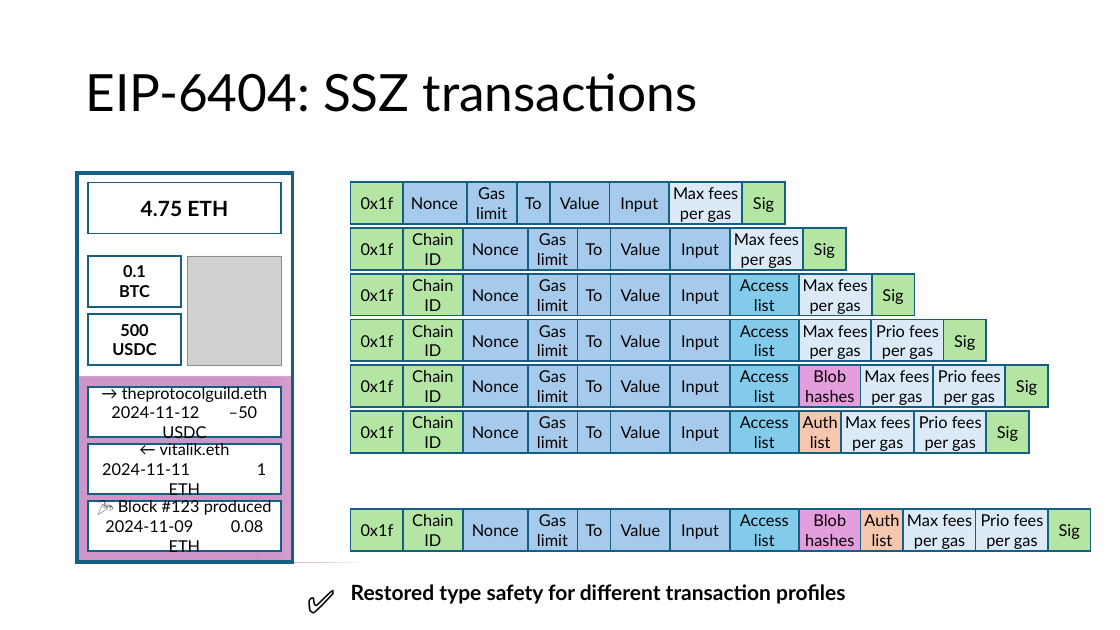
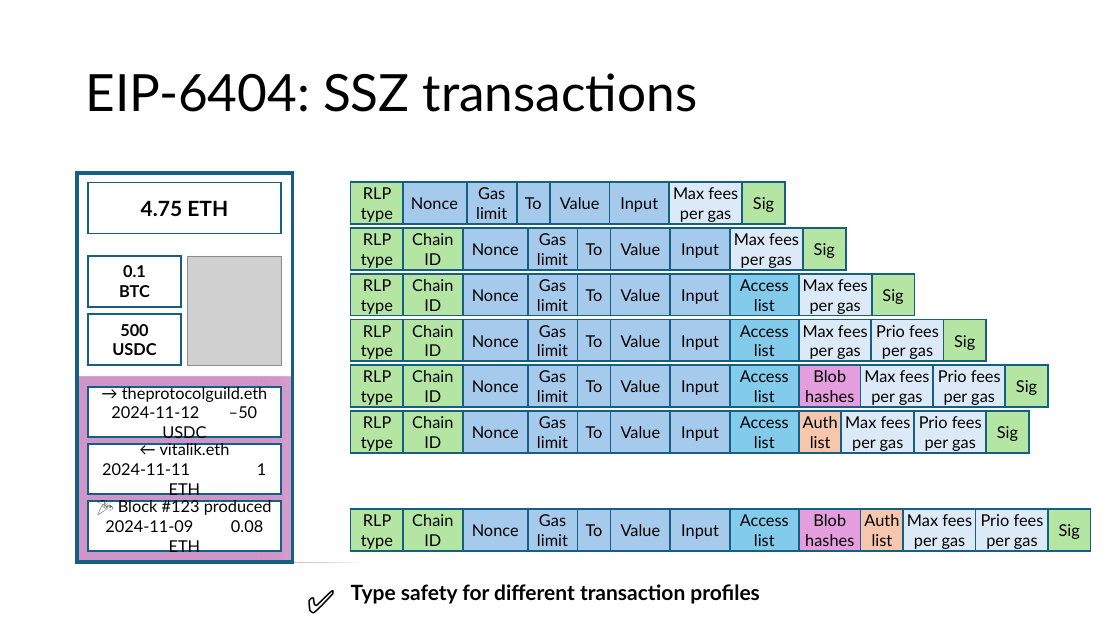
Before and after one commit to etan-status/purified-web3, a slide deck: slide 24 of slides.pptx. Drawn at 1120x630 pixels with LibreOffice and Linux fonts; fonts in the diff are those of the drawing; grey boxes stand for pictures. Boxes give left, top, right and bottom in pixels: in the first picture for what was removed or moved away, otherwise in the second. Text is boxed around its words. In the diff, an @@ line names an element or a change of style, - is before the commit and + after.

Commit message:
Update slides: Add EIP-6493 and fix RLP type field

```diff
--- a/slides.pptx
+++ b/slides.pptx
@@ text in rectangle at bbox=[361, 187, 393, 222]: text changed @@
-0x1f
+RLP type
@@ text in rectangle at bbox=[361, 233, 393, 268]: text changed @@
-0x1f
+RLP type
@@ text in rectangle at bbox=[361, 279, 393, 314]: text changed @@
-0x1f
+RLP type
@@ text in rectangle at bbox=[361, 325, 393, 361]: text changed @@
-0x1f
+RLP type
@@ text in rectangle at bbox=[361, 370, 393, 405]: text changed @@
-0x1f
+RLP type
@@ text in rectangle at bbox=[361, 416, 393, 451]: text changed @@
-0x1f
+RLP type
@@ text in rectangle at bbox=[361, 514, 393, 549]: text changed @@
-0x1f
+RLP type
@@ text at bbox=[351, 584, 759, 604]: text changed @@
-Restored type safety for different transaction profiles
+Type safety for different transaction profiles
```
Also in this commit, not shown: 1 other slide changed, 1 slide added, 1 other file.
